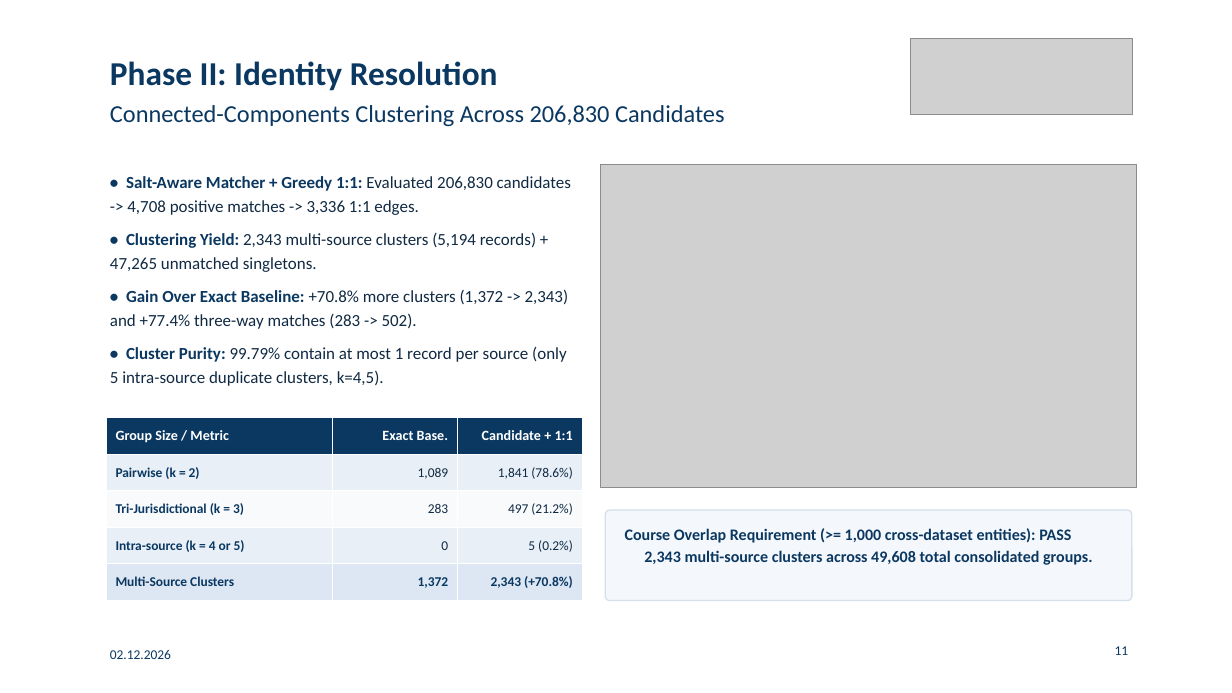
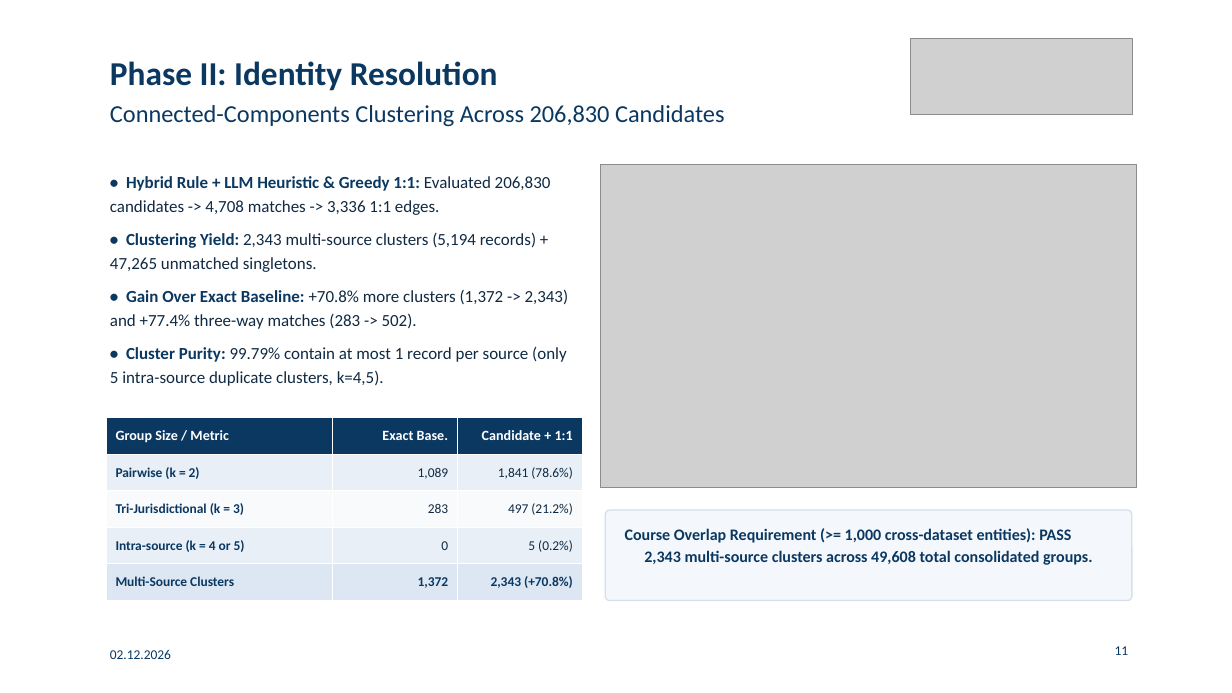
Before and after one commit to gabegagster/wdi-drug-integration, a slide deck: slide 11 of docs/presentation/wdi_drug_integration_presentation.pptx. Drawn at 1232x693 pixels with LibreOffice and Linux fonts; fonts in the diff are those of the drawing; grey boxes stand for pictures. Boxes give left, top, right and bottom in pixels: in the first picture for what was removed or moved away, otherwise in the second. Text is boxed around its words. In the diff, an @@ line names an element or a change of style, - is before the commit and + after.

```diff
--- a/docs/presentation/wdi_drug_integration_presentation.pptx
+++ b/docs/presentation/wdi_drug_integration_presentation.pptx
@@ text at bbox=[110, 176, 551, 215]: text changed @@
-• Salt-Aware Matcher + Greedy 1:1: Evaluated 206,830 candidates -> 4,708 positive matches -> 3,336 1:1 edges.
+• Hybrid Rule + LLM Heuristic & Greedy 1:1: Evaluated 206,830 candidates -> 4,708 matches -> 3,336 1:1 edges.
```
Also in this commit, not shown: 9 other slides changed, 13 other files.
